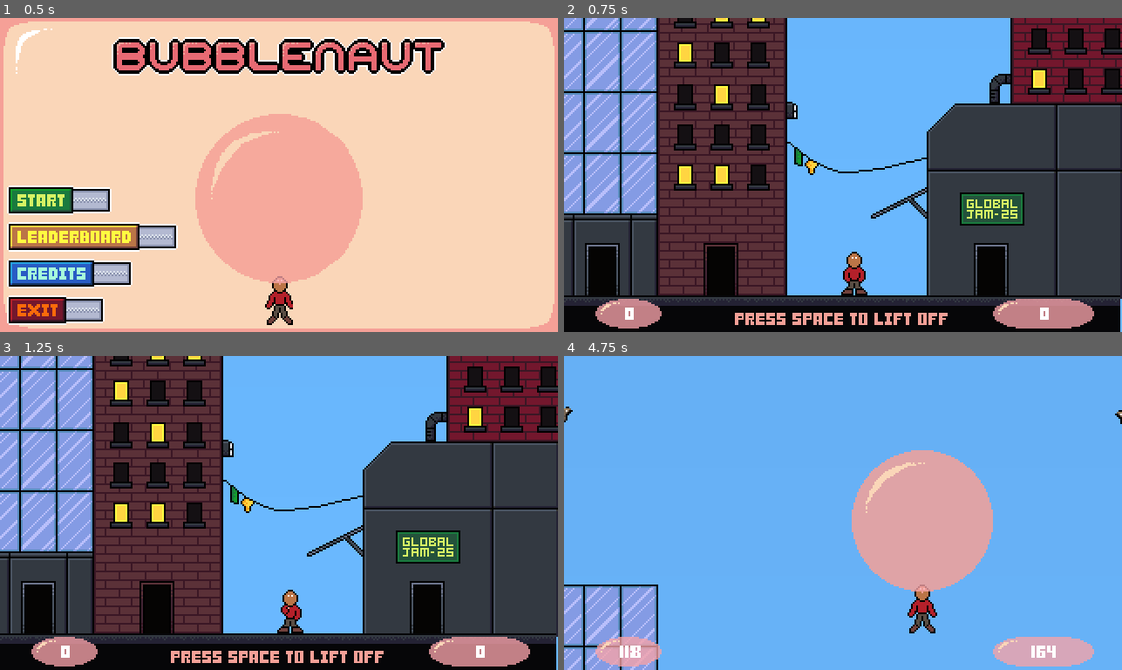
Above: before the commit, frames 1-4 (two rows, left to right).
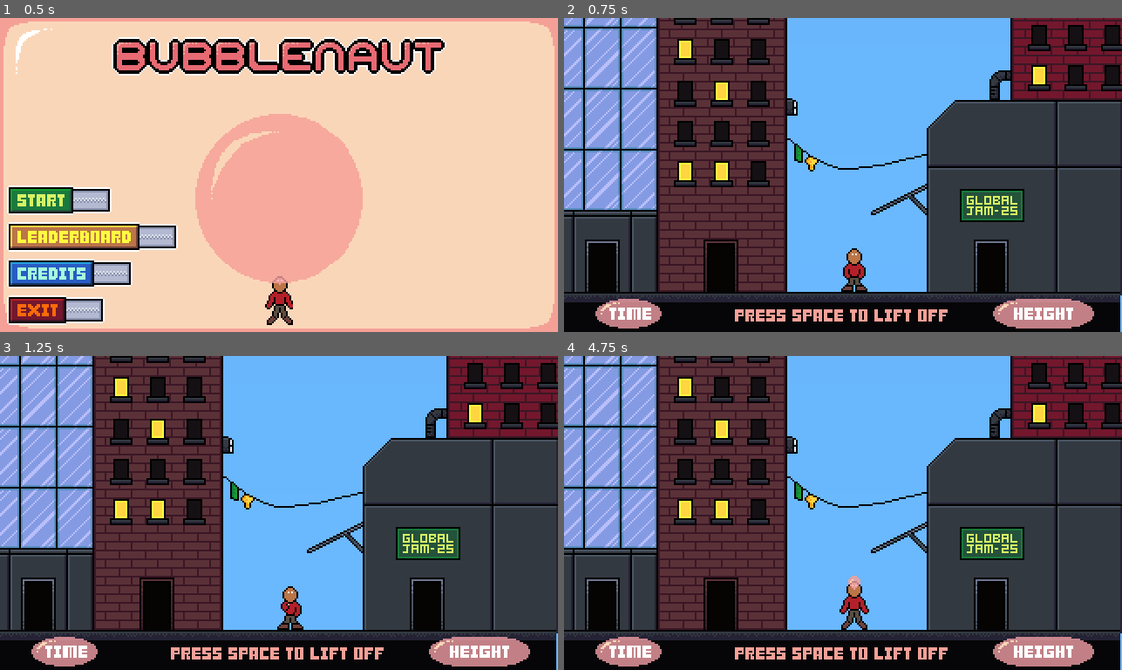
Above: after the commit, the same moments.

Repository: eagle-eye-scouter/GGJ_BubbleBlowing
Game: Godot game, scene res://scenes/main_menu.tscn
The game is run twice, just before and just after one commit, with the same random seed, the same clock (stepped at 60 frames per second) and the same inputs.
Inputs (mouse positions are in pixels of both pictures, inside the frame that each line leads up to):
- Up to frame 1 (0.5 s): no input
- Up to frame 2 (0.75 s): click (658, 200) at 0.5 s
- Up to frame 3 (1.25 s): no input
- Up to frame 4 (4.75 s): tap Enter (ui_accept) at 1.25, 1.52, 2.27, 2.75, 3.77, 4.52 s; hold D (player_right) 1.28-2.03 s; hold Space (player_breath) 1.28-2.03 s; hold S (player_down) 2.03-2.78 s; tap End (sacred_mode) at 2.1, 3.6 s; hold D (player_right) 2.78-3.53 s; hold Space (player_breath) 2.78-3.53 s; hold W (player_up) 3.53-4.28 s; hold A (player_left) from 4.28 s (still down); hold Space (player_breath) from 4.28 s (still down)

Frame 1 is identical in both runs. In frame 2, 22% of the frame differs, in the area x 0-100%, y 0-98%; in frame 3, 22%; in frame 4, 80%, in the area x 0-100%, y 0-100%.
Error after the commit: Parse Error: Identifier "camera" not declared in the current scope. (res://scripts/player.gd:128)

Commit message:
Tweak backdrop

Diff:
--- a/scenes/scroll_world.tscn
+++ b/scenes/scroll_world.tscn
@@ -80,6 +80,236 @@
 
 [node name="Dynamic" type="Node2D" parent="."]
 
+[node name="Clouds" type="Node2D" parent="Dynamic"]
+z_index = -1
+position = Vector2(159, 172)
+scale = Vector2(3, 1.333)
+
+[node name="Stars" type="Sprite2D" parent="Dynamic/Clouds"]
+position = Vector2(-7.66666, -11826)
+scale = Vector2(0.333333, 0.750188)
+texture = ExtResource("16_gvx8e")
+
+[node name="Cloud0" parent="Dynamic/Clouds" instance=ExtResource("5_74hj0")]
+position = Vector2(-23.6667, -1335.33)
+scale = Vector2(0.666667, 1.50038)
+
+[node name="Cloud1" parent="Dynamic/Clouds" instance=ExtResource("5_74hj0")]
+position = Vector2(-31.6667, -5332.33)
+scale = Vector2(0.666667, 1.50038)
+
+[node name="Cloud2" parent="Dynamic/Clouds" instance=ExtResource("5_74hj0")]
+position = Vector2(29.6667, -2049.51)
+scale = Vector2(0.666667, 1.50038)
+
+[node name="Cloud3" parent="Dynamic/Clouds" instance=ExtResource("5_74hj0")]
+position = Vector2(-7.66666, -8315.08)
+scale = Vector2(0.666667, 1.50038)
+
+[node name="Cloud4" parent="Dynamic/Clouds" instance=ExtResource("5_74hj0")]
+position = Vector2(24.3333, -8117.03)
+scale = Vector2(0.666667, 1.50038)
+
+[node name="Cloud5" parent="Dynamic/Clouds" instance=ExtResource("5_74hj0")]
+position = Vector2(-21, -7624.91)
+scale = Vector2(0.666667, 1.50038)
+
+[node name="Cloud6" parent="Dynamic/Clouds" instance=ExtResource("5_74hj0")]
+position = Vector2(5.66667, -6922.73)
+scale = Vector2(0.666667, 1.50038)
+
+[node name="Cloud7" parent="Dynamic/Clouds" instance=ExtResource("5_74hj0")]
+position = Vector2(-15.6667, -6436.61)
+scale = Vector2(0.666667, 1.50038)
+
+[node name="Cloud8" parent="Dynamic/Clouds" instance=ExtResource("5_74hj0")]
+position = Vector2(19, -5800.45)
+scale = Vector2(0.666667, 1.50038)
+
+[node name="Cloud9" parent="Dynamic/Clouds" instance=ExtResource("5_74hj0")]
+position = Vector2(19, -4450.11)
+scale = Vector2(0.666667, 1.50038)
+
+[node name="Cloud10" parent="Dynamic/Clouds" instance=ExtResource("5_74hj0")]
+position = Vector2(-26.3333, -4195.8)
+scale = Vector2(0.666667, 1.50038)
+
+[node name="Cloud11" parent="Dynamic/Clouds" instance=ExtResource("5_74hj0")]
+position = Vector2(3, -3315.83)
+scale = Vector2(0.666667, 1.50038)
+
+[node name="Stars3" type="Sprite2D" parent="Dynamic/Clouds"]
+position = Vector2(0.333336, -11615.9)
+rotation = -1.57079
+scale = Vector2(0.750188, -0.333333)
+texture = ExtResource("16_gvx8e")
+
+[node name="CloudB1" parent="Dynamic/Clouds" instance=ExtResource("5_74hj0")]
+position = Vector2(-71.6667, -759.19)
+scale = Vector2(0.666667, 1.50038)
+
+[node name="Sprite2D" parent="Dynamic/Clouds/CloudB1" index="0"]
+texture = ExtResource("7_xh6x7")
+
+[node name="CloudB2" parent="Dynamic/Clouds" instance=ExtResource("5_74hj0")]
+position = Vector2(-61, -1659.41)
+scale = Vector2(0.666667, 1.50038)
+
+[node name="Sprite2D" parent="Dynamic/Clouds/CloudB2" index="0"]
+texture = ExtResource("7_xh6x7")
+
+[node name="CloudB3" parent="Dynamic/Clouds" instance=ExtResource("5_74hj0")]
+position = Vector2(-39.6667, -897.224)
+scale = Vector2(0.666667, 1.50038)
+
+[node name="Sprite2D" parent="Dynamic/Clouds/CloudB3" index="0"]
+texture = ExtResource("7_xh6x7")
+
+[node name="CloudB4" parent="Dynamic/Clouds" instance=ExtResource("5_74hj0")]
+position = Vector2(40.3333, -1089.27)
+scale = Vector2(0.666667, 1.50038)
+
+[node name="Sprite2D" parent="Dynamic/Clouds/CloudB4" index="0"]
+texture = ExtResource("7_xh6x7")
+
+[node name="Stars4" type="Sprite2D" parent="Dynamic/Clouds"]
+position = Vector2(3, -11892)
+rotation = -1.57079
+scale = Vector2(0.750188, -0.333333)
+texture = ExtResource("16_gvx8e")
+
+[node name="CloudB5" parent="Dynamic/Clouds" instance=ExtResource("5_74hj0")]
+position = Vector2(-42.3333, -1263.32)
+scale = Vector2(0.666667, 1.50038)
+
+[node name="Sprite2D" parent="Dynamic/Clouds/CloudB5" index="0"]
+texture = ExtResource("7_xh6x7")
+
+[node name="CloudB6" parent="Dynamic/Clouds" instance=ExtResource("5_74hj0")]
+position = Vector2(-39.6667, -2433.61)
+scale = Vector2(0.666667, 1.50038)
+
+[node name="Sprite2D" parent="Dynamic/Clouds/CloudB6" index="0"]
+texture = ExtResource("7_xh6x7")
+
+[node name="CloudB7" parent="Dynamic/Clouds" instance=ExtResource("5_74hj0")]
+position = Vector2(-13, -3873.97)
+scale = Vector2(0.666667, 1.50038)
+
+[node name="Sprite2D" parent="Dynamic/Clouds/CloudB7" index="0"]
+texture = ExtResource("7_xh6x7")
+
+[node name="CloudC1" parent="Dynamic/Clouds" instance=ExtResource("5_74hj0")]
+position = Vector2(-66.3333, -2985.75)
+scale = Vector2(0.666667, 1.50038)
+
+[node name="Sprite2D" parent="Dynamic/Clouds/CloudC1" index="0"]
+texture = ExtResource("8_0vi3f")
+
+[node name="CloudC2" parent="Dynamic/Clouds" instance=ExtResource("5_74hj0")]
+position = Vector2(21.6667, -1815.45)
+scale = Vector2(0.666667, 1.50038)
+
+[node name="Sprite2D" parent="Dynamic/Clouds/CloudC2" index="0"]
+texture = ExtResource("8_0vi3f")
+
+[node name="CloudC3" parent="Dynamic/Clouds" instance=ExtResource("5_74hj0")]
+position = Vector2(13.6667, -3837.96)
+scale = Vector2(0.666667, 1.50038)
+
+[node name="Sprite2D" parent="Dynamic/Clouds/CloudC3" index="0"]
+texture = ExtResource("8_0vi3f")
+
+[node name="CloudC4" parent="Dynamic/Clouds" instance=ExtResource("5_74hj0")]
+position = Vector2(-23.6667, -2217.55)
+scale = Vector2(0.666667, 1.50038)
+
+[node name="Sprite2D" parent="Dynamic/Clouds/CloudC4" index="0"]
+texture = ExtResource("8_0vi3f")
+
+[node name="CloudC5" parent="Dynamic/Clouds" instance=ExtResource("5_74hj0")]
+position = Vector2(-63.6667, -471.118)
+scale = Vector2(0.666667, 1.50038)
+
+[node name="Sprite2D" parent="Dynamic/Clouds/CloudC5" index="0"]
+texture = ExtResource("8_0vi3f")
+
+[node name="CloudC6" parent="Dynamic/Clouds" instance=ExtResource("5_74hj0")]
+position = Vector2(-21, -165.041)
+scale = Vector2(0.666667, 1.50038)
+
+[node name="Sprite2D" parent="Dynamic/Clouds/CloudC6" index="0"]
+texture = ExtResource("8_0vi3f")
+
+[node name="CloudC7" parent="Dynamic/Clouds" instance=ExtResource("5_74hj0")]
+position = Vector2(-34.3333, -381.095)
+scale = Vector2(0.666667, 1.50038)
+
+[node name="Sprite2D" parent="Dynamic/Clouds/CloudC7" index="0"]
+texture = ExtResource("8_0vi3f")
+
+[node name="CloudC8" parent="Dynamic/Clouds" instance=ExtResource("5_74hj0")]
+position = Vector2(-7.66666, -627.157)
+scale = Vector2(0.666667, 1.50038)
+
+[node name="Sprite2D" parent="Dynamic/Clouds/CloudC8" index="0"]
+texture = ExtResource("8_0vi3f")
+
+[node name="CloudC9" parent="Dynamic/Clouds" instance=ExtResource("5_74hj0")]
+position = Vector2(24.3333, -825.206)
+scale = Vector2(0.666667, 1.50038)
+
+[node name="Sprite2D" parent="Dynamic/Clouds/CloudC9" index="0"]
+texture = ExtResource("8_0vi3f")
+
+[node name="CloudC10" parent="Dynamic/Clouds" instance=ExtResource("5_74hj0")]
+position = Vector2(-18.3333, -1251.31)
+scale = Vector2(0.666667, 1.50038)
+
+[node name="Sprite2D" parent="Dynamic/Clouds/CloudC10" index="0"]
+texture = ExtResource("8_0vi3f")
+
+[node name="CloudC11" parent="Dynamic/Clouds" instance=ExtResource("5_74hj0")]
+position = Vector2(11, -1473.37)
+scale = Vector2(0.666667, 1.50038)
+
+[node name="Sprite2D" parent="Dynamic/Clouds/CloudC11" index="0"]
+texture = ExtResource("8_0vi3f")
+
+[node name="CloudC12" parent="Dynamic/Clouds" instance=ExtResource("5_74hj0")]
+position = Vector2(-29, -1701.43)
+scale = Vector2(0.666667, 1.50038)
+
+[node name="Sprite2D" parent="Dynamic/Clouds/CloudC12" index="0"]
+texture = ExtResource("8_0vi3f")
+
+[node name="CloudC13" parent="Dynamic/Clouds" instance=ExtResource("5_74hj0")]
+position = Vector2(-21, -1983.5)
+scale = Vector2(0.666667, 1.50038)
+
+[node name="Sprite2D" parent="Dynamic/Clouds/CloudC13" index="0"]
+texture = ExtResource("8_0vi3f")
+
+[node name="CloudC14" parent="Dynamic/Clouds" instance=ExtResource("5_74hj0")]
+position = Vector2(-55.6667, -2367.59)
+scale = Vector2(0.666667, 1.50038)
+
+[node name="Sprite2D" parent="Dynamic/Clouds/CloudC14" index="0"]
+texture = ExtResource("8_0vi3f")
+
+[node name="CloudC15" parent="Dynamic/Clouds" instance=ExtResource("5_74hj0")]
+position = Vector2(-2.33333, -2625.66)
+scale = Vector2(0.666667, 1.50038)
+
+[node name="Sprite2D" parent="Dynamic/Clouds/CloudC15" index="0"]
+texture = ExtResource("8_0vi3f")
+
+[node name="Stars2" type="Sprite2D" parent="Dynamic/Clouds"]
+position = Vector2(8.33334, -11795.9)
+rotation = 3.14159
+scale = Vector2(0.333333, -0.750188)
+texture = ExtResource("16_gvx8e")
+
 [node name="FloorGrass" parent="Dynamic" instance=ExtResource("3_xqx3g")]
 position = Vector2(159, 172)
 
@@ -786,17 +1016,28 @@
 horizontal_alignment = 1
 vertical_alignment = 1
 
-[editable path="Dynamic/CloudB1"]
-[editable path="Dynamic/CloudB2"]
-[editable path="Dynamic/CloudB3"]
-[editable path="Dynamic/CloudB4"]
-[editable path="Dynamic/CloudB5"]
-[editable path="Dynamic/CloudB6"]
-[editable path="Dynamic/CloudB7"]
-[editable path="Dynamic/CloudC1"]
-[editable path="Dynamic/CloudC2"]
-[editable path="Dynamic/CloudC3"]
-[editable path="Dynamic/CloudC4"]
+[editable path="Dynamic/Clouds/CloudB1"]
+[editable path="Dynamic/Clouds/CloudB2"]
+[editable path="Dynamic/Clouds/CloudB3"]
+[editable path="Dynamic/Clouds/CloudB4"]
+[editable path="Dynamic/Clouds/CloudB5"]
+[editable path="Dynamic/Clouds/CloudB6"]
+[editable path="Dynamic/Clouds/CloudB7"]
+[editable path="Dynamic/Clouds/CloudC1"]
+[editable path="Dynamic/Clouds/CloudC2"]
+[editable path="Dynamic/Clouds/CloudC3"]
+[editable path="Dynamic/Clouds/CloudC4"]
+[editable path="Dynamic/Clouds/CloudC5"]
+[editable path="Dynamic/Clouds/CloudC6"]
+[editable path="Dynamic/Clouds/CloudC7"]
+[editable path="Dynamic/Clouds/CloudC8"]
+[editable path="Dynamic/Clouds/CloudC9"]
+[editable path="Dynamic/Clouds/CloudC10"]
+[editable path="Dynamic/Clouds/CloudC11"]
+[editable path="Dynamic/Clouds/CloudC12"]
+[editable path="Dynamic/Clouds/CloudC13"]
+[editable path="Dynamic/Clouds/CloudC14"]
+[editable path="Dynamic/Clouds/CloudC15"]
 [editable path="Dynamic/SpawnerBird1"]
 [editable path="Dynamic/SpawnerBird8"]
 [editable path="Dynamic/SpawnerBird9"]
--- a/scenes/ufo_victory.tscn
+++ b/scenes/ufo_victory.tscn
@@ -25,7 +25,7 @@
 }]
 
 [sub_resource type="RectangleShape2D" id="RectangleShape2D_2fs3s"]
-size = Vector2(255, 43)
+size = Vector2(256, 22)
 
 [sub_resource type="CanvasItemMaterial" id="CanvasItemMaterial_1c2ok"]
 blend_mode = 1
@@ -45,7 +45,7 @@
 position = Vector2(0, -22)
 
 [node name="Collider" type="CollisionShape2D" parent="Body"]
-position = Vector2(0.5, 0.5)
+position = Vector2(0, -10)
 shape = SubResource("RectangleShape2D_2fs3s")
 
 [node name="TractorBeamGlow" type="Sprite2D" parent="."]
--- a/scripts/player.gd
+++ b/scripts/player.gd
@@ -125,10 +125,8 @@
 		State.VICTORY:
 			if state == State.DEAD or state == State.VICTORY:
 				return
-
+			camera.reparent($"..")
 			timer.stop()
-			if state == State.DEAD:
-				return
 			new_animation = "pop"
 			calculate_score(true)
 			print("Victory elevation:", sea_level-max_altitude)
